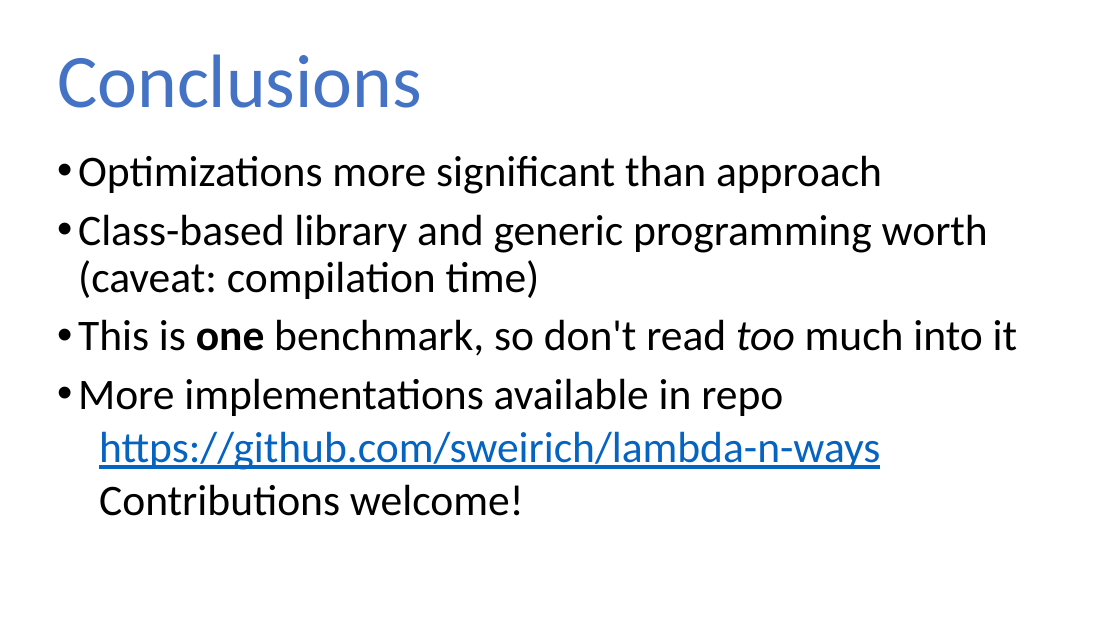
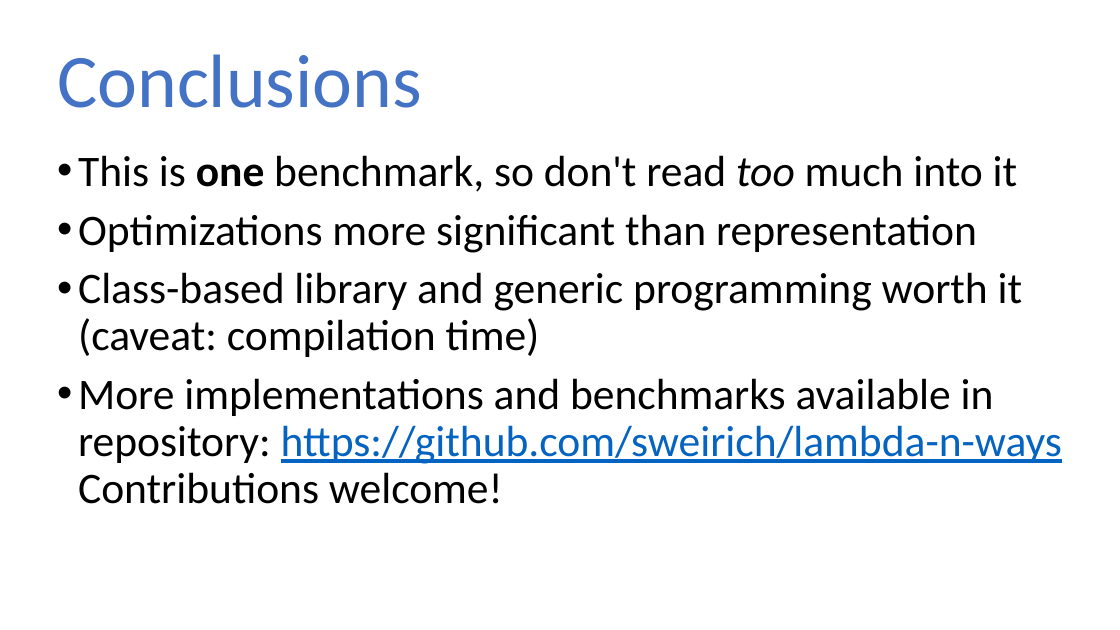
Before and after one commit to sweirich/lambda-n-ways, a slide deck: slide 35 of ifl-2021.pptx (slide 32 before the commit). Drawn at 1120x630 pixels with LibreOffice and Linux fonts; fonts in the diff are those of the drawing. Boxes give left, top, right and bottom in pixels: in the first picture for what was removed or moved away, otherwise in the second. Text is boxed around its words. In the diff, an @@ line names an element or a change of style, - is before the commit and + after.

```diff
--- a/ifl-2021.pptx
+++ b/ifl-2021.pptx
@@ text at (x1=78, y1=155, x2=988, y2=299): paragraphs removed @@
-• Optimizations more significant than approach
-• Class-based library and generic programming worth (caveat: compilation time)
@@ text at (x1=78, y1=214, x2=1062, y2=504): text changed @@
-• More implementations available in repo
-  https://github.com/sweirich/lambda-n-ways
-  Contributions welcome!
+• Optimizations more significant than representation
+• Class-based library and generic programming worth it (caveat: compilation time)
+• More implementations and benchmarks available in repository: https://github.com/sweirich/lambda-n-ways
+  Contributions welcome!
```
Also in this commit, not shown: 38 other slides changed, 3 slides added, 31 other files.
